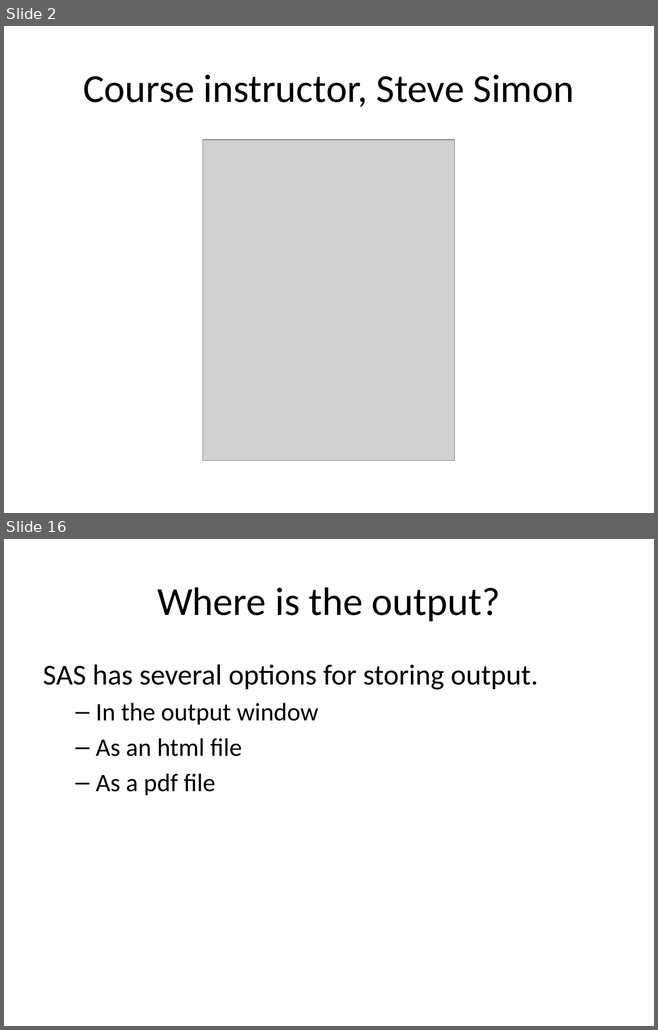
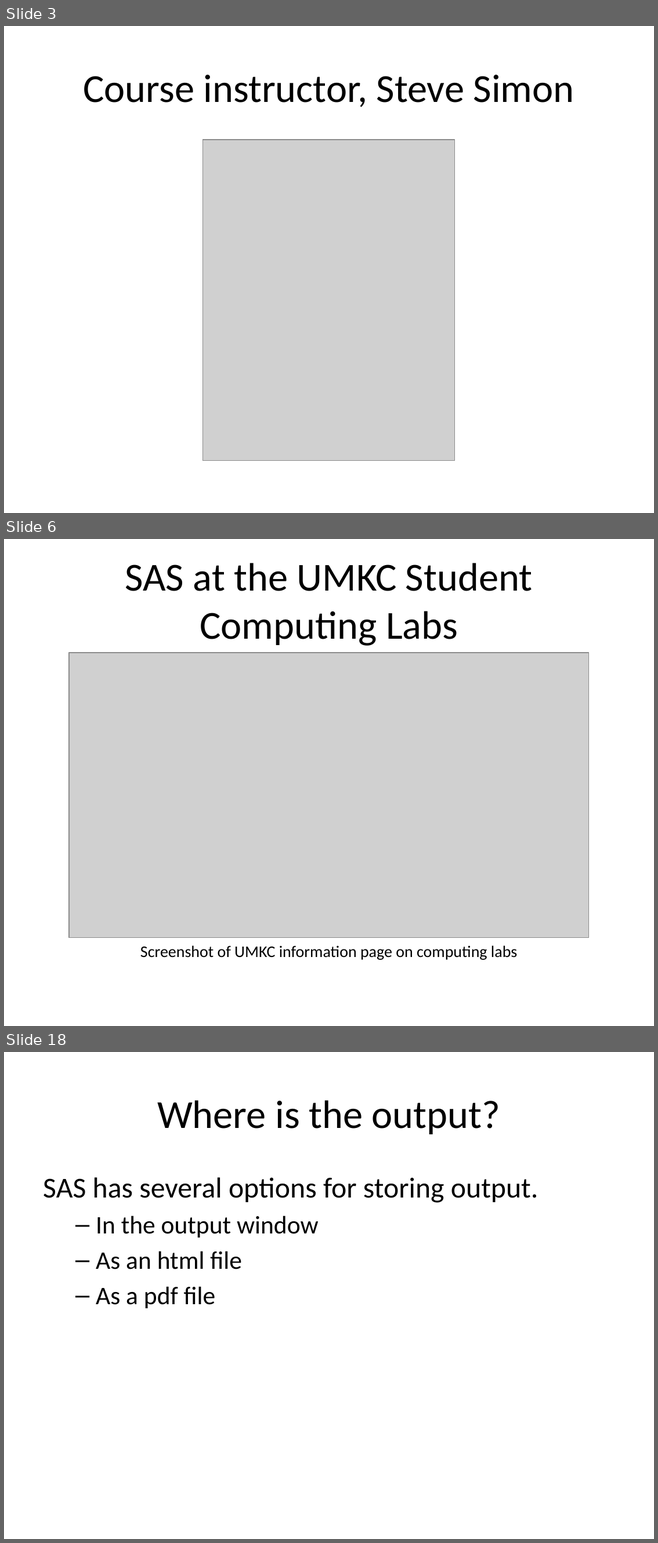
Before and after one commit to pmean/introduction-to-SAS, a slide deck: part0/src/getting-started.pptx. Shown one above the other, each under a label of ours: slides 2 and 16 before the commit, slides 3, 6 and 18 after it; the slides between them are not shown. The pictures are 658x1030 and 658x1543 pixels, drawn with LibreOffice and Linux fonts; fonts in the diff are those of the drawing; grey boxes stand for pictures. Boxes give left, top, right and bottom in pixels: in the first picture for what was removed or moved away, otherwise in the second. Text is boxed around its words. In the diff, an @@ line names an element or a change of style, - is before the commit and + after.

```diff
--- a/part0/src/getting-started.pptx
+++ b/part0/src/getting-started.pptx
@@ slide 6 added at (x1=4, y1=539, x2=654, y2=1026), background #FFFFFF @@
@@ title added at (x1=125, y1=563, x2=532, y2=646), 44 pt, text #000000 @@
+SAS at the UMKC Student Computing Labs
@@ picture added at (x1=69, y1=653, x2=589, y2=938) @@
@@ text added at (x1=140, y1=946, x2=517, y2=960), 18 pt, text #000000 @@
+Screenshot of UMKC information page on computing labs
@@ what was slide 2 is now slide 3 @@
@@ what was slide 16 is now slide 18 @@
```
Also in this commit, not shown: 3 slides changed, 22 other slides added, 16 slides removed, 3 other files.
